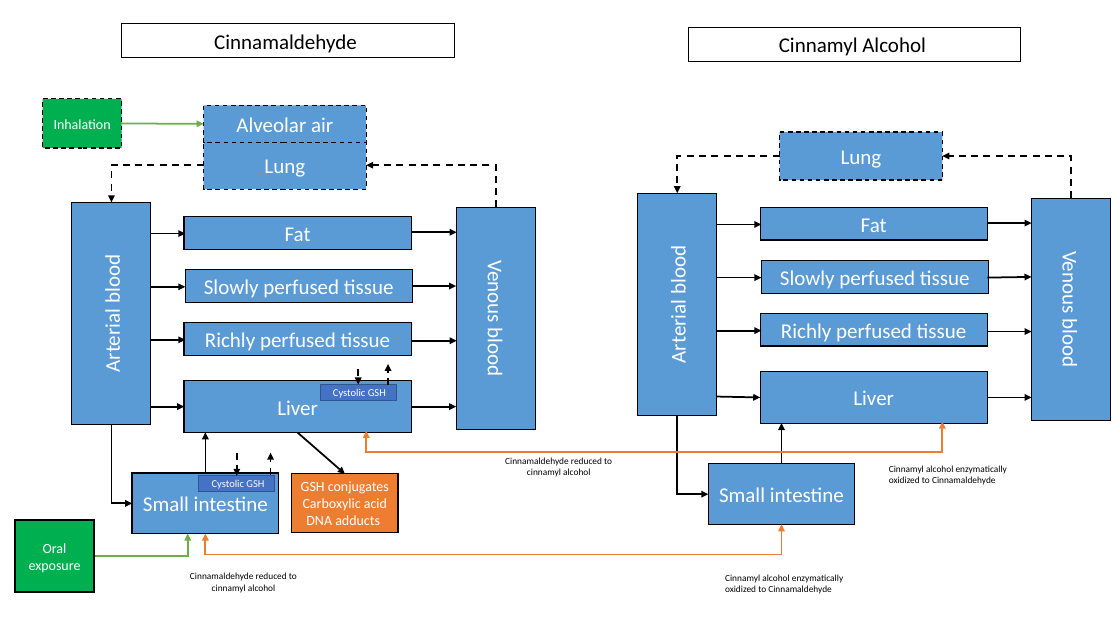
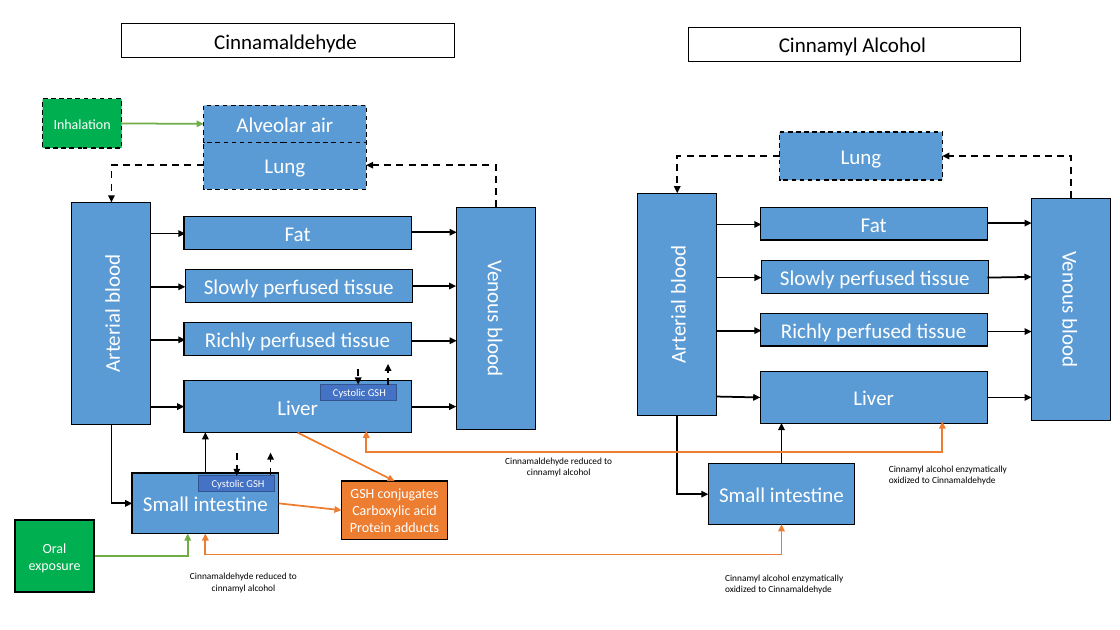
Before and after one commit to jjLugt/Cinnamaldehyde-pbk, a slide deck: slide 2 of Model outline.pptx. Drawn at 1120x630 pixels with LibreOffice and Linux fonts; fonts in the diff are those of the drawing. Boxes give left, top, right and bottom in pixels: in the first picture for what was removed or moved away, otherwise in the second. Text is boxed around its words. In the diff, an @@ line names an element or a change of style, - is before the commit and + after.

```diff
--- a/Model outline.pptx
+++ b/Model outline.pptx
@@ arrow moved from (297, 433) - (345, 474) to (297, 433) - (395, 481) @@
@@ arrow (297, 433) - (395, 481): stroke #000000 1.5 pt to #ED7D31 1.5 pt @@
@@ arrow added from (279, 503) to (341, 510), #ED7D31 1.5 pt @@
@@ rectangle "GSH conjugates": place and size @@
-rectangle "GSH conjugates" at [292, 474, 398, 532]
+rectangle "GSH conjugates" at [341, 481, 448, 539]
@@ text in rectangle at [350, 522, 439, 532]: text changed @@
-DNA adducts
+Protein adducts
```
Also in this commit, not shown: 1 other slide changed, 6 other files.
